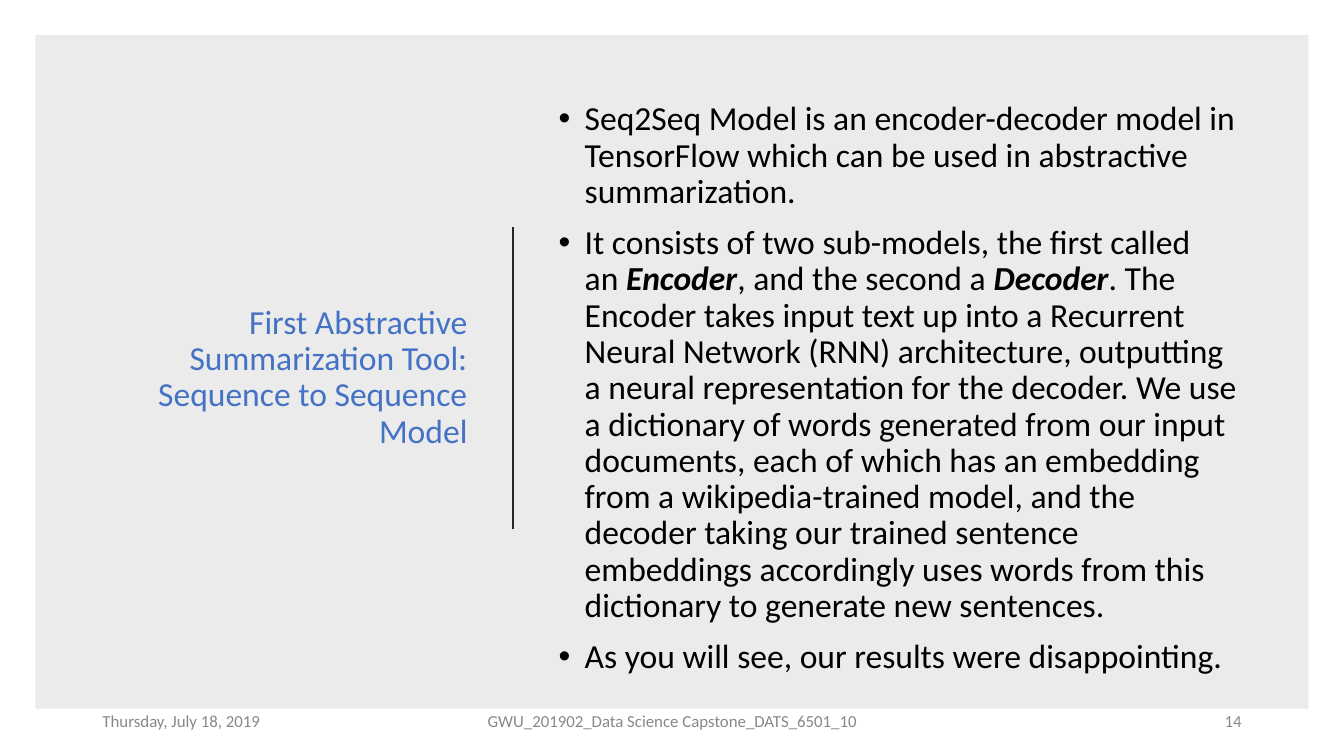
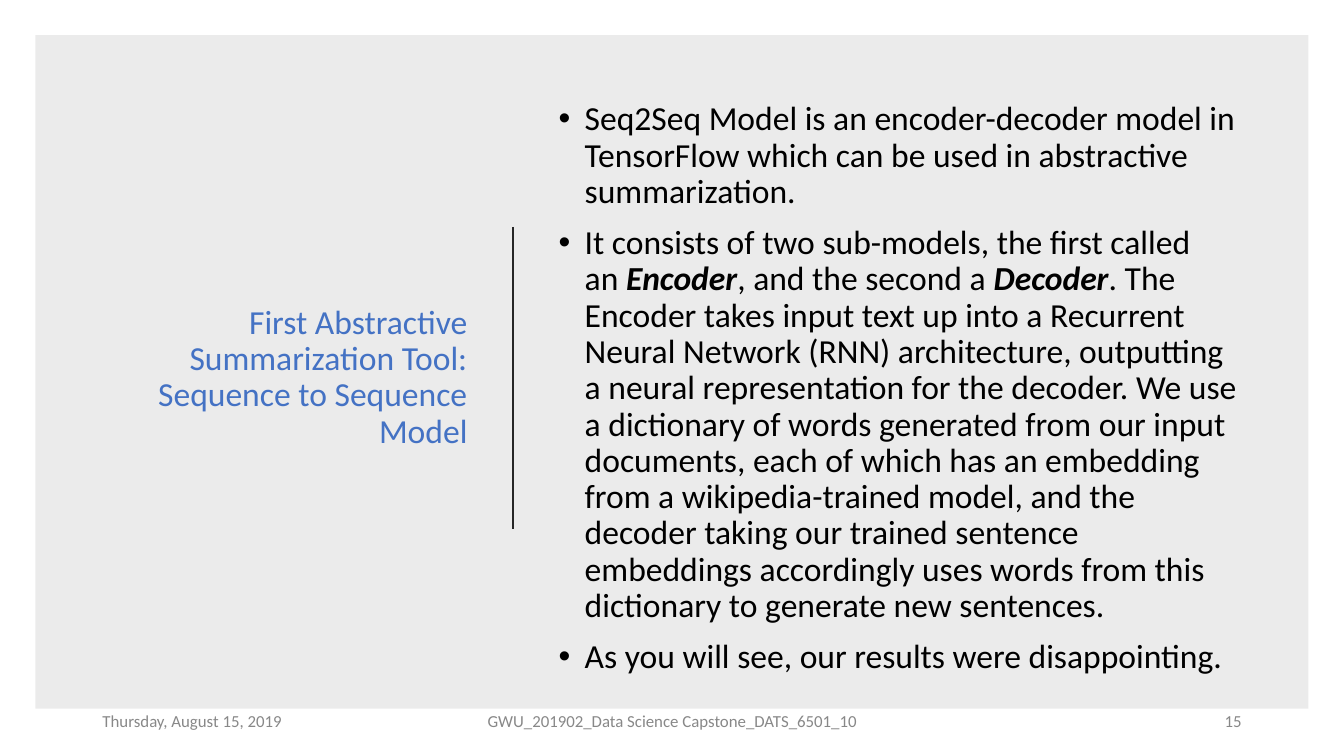
Before and after one commit to rpgwu/201902_Data-Science-Capstone_DATS_6501_10-, a slide deck: slide 15 of doc/Midterm.pptx (slide 14 before the commit). Drawn at 1344x756 pixels with LibreOffice and Linux fonts; fonts in the diff are those of the drawing. Boxes give left, top, right and bottom in pixels: in the first picture for what was removed or moved away, otherwise in the second. Text is boxed around its words. In the diff, an @@ line names an element or a change of style, - is before the commit and + after.

```diff
--- a/doc/Midterm.pptx
+++ b/doc/Midterm.pptx
@@ text at (x1=102, y1=715, x2=282, y2=730): text changed @@
-Thursday, July 18, 2019
+Thursday, August 15, 2019
@@ page number at (x1=1225, y1=716, x2=1242, y2=727): text changed @@
-14
+15
```
Also in this commit, not shown: 14 other slides changed, 1 slide added, 1 other file.
